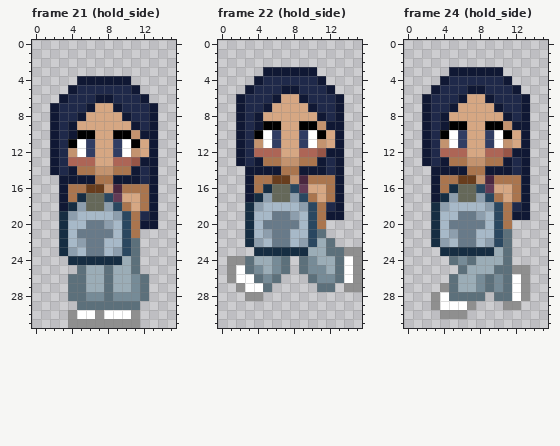
Two versions of one pixel-art file, art/player_demo.aseprite. This is how it looked before the edit.
16x32 pixels, 24 frames. Shown: frame 21 (hold_side), frame 22 (hold_side), frame 24 (hold_side). The commit also changed other frames, which this record leaves out.
Once edited:
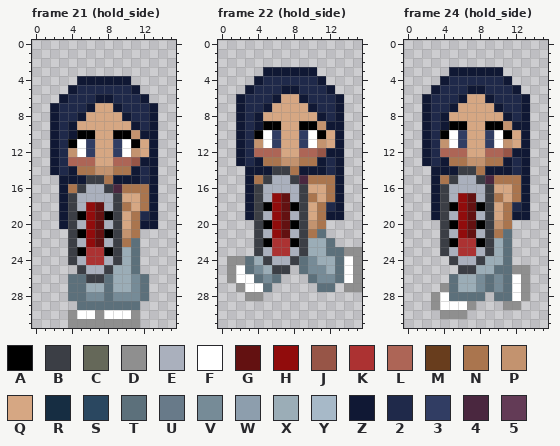
Palette (. is transparent): A #000000  B #3b3e45  C #656859  D #8f8f8f  E #aab0bd  F #ffffff  G #631111  H #910c0c  J #975547  K #ac3232  L #ad6556  M #683d1d  N #aa754e  P #c3936f  Q #d6a783  R #162d42  S #2a4760  T #5c707b  U #687a89  V #768b97  W #8d9ead  X #9badb7  Y #a7b9c8  Z #101834  2 #1f294a  3 #313d63  4 #4a273f  5 #633b56
The exact change:
layer "holy_water" now hidden
layer "thermometer" now shown
Changed rows in their new state; - is an unchanged pixel.
Frame 21 (hold_side):
first column x 3:
15 ---BB---
16 --BEEB--
17 -BEEEEB-
18 -BEHGEB-
19 ZBAHGABQ
20 ZBEHGEBQ
21 .BAHGABP
22 .BEHGEBN
23 .BAKKABX
24 -BEKKEB-
25 --BEEB--
26 ---BB---
Frame 22 (hold_side):
first column x 3:
14 ---BB---
15 --BEEB--
16 -BEEEEB-
17 -BEHGEB-
18 ZBAHGABQ
19 ZBEHGEBQ
20 .BAHGABP
21 .BEHGEBN
22 .BAKKABX
23 -BEKKEB-
24 --BEEB--
25 ---BB---
Frame 24 (hold_side): the same change as frame 22 (hold_side)
Changed places in both pictures, as pixel boxes (x1, y1, x2, y2):
changed: (59, 175, 131, 283)
changed: (245, 166, 317, 274)
changed: (431, 166, 503, 274)
